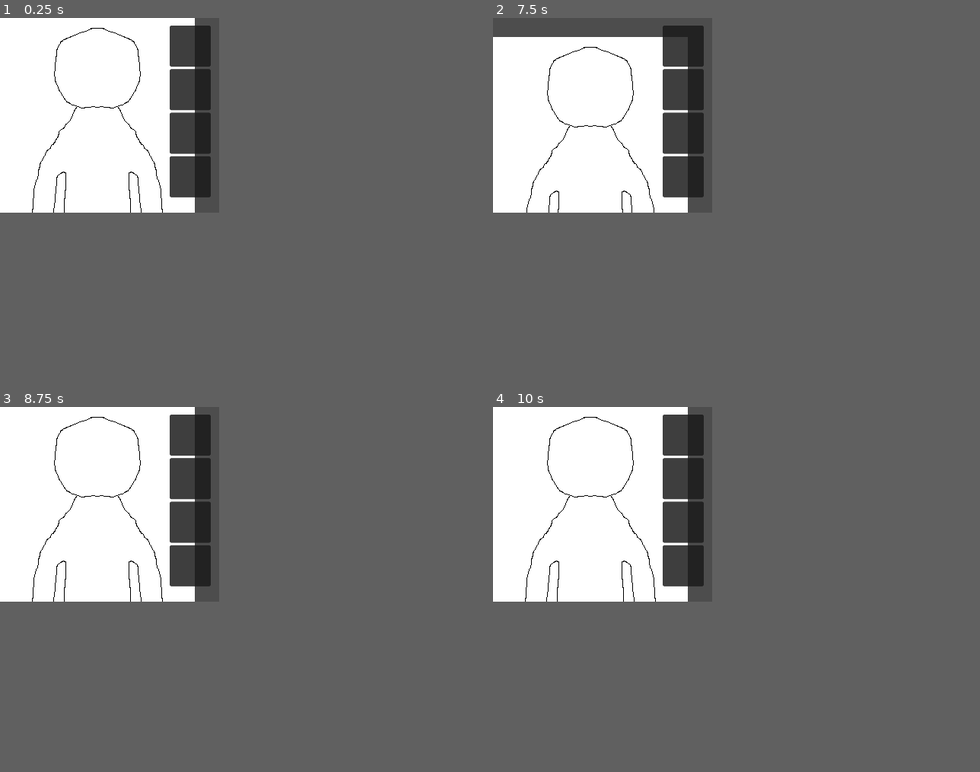
Above: before the commit, frames 1-4 (two rows, left to right).
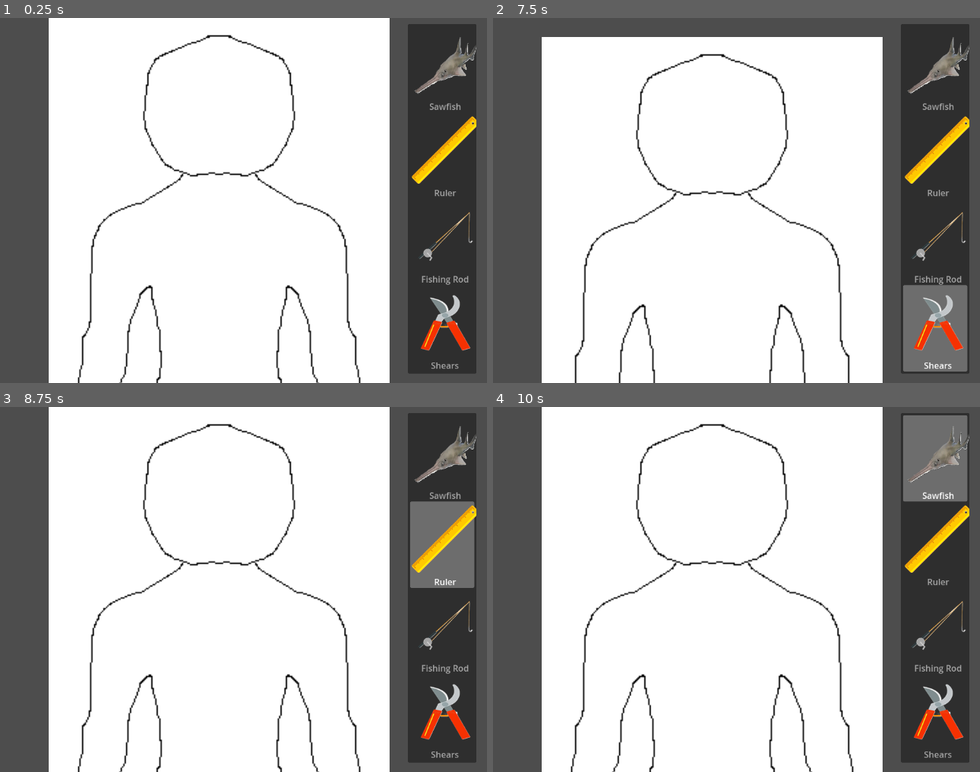
Above: after the commit, the same moments.

Repository: ianCro-cpp/automort
Game: Godot game, scene res://autopsy_main.tscn
Same seed, same stepped clock (60 frames per second), same inputs: the game is played once before the commit and once after it.
Inputs (mouse positions are in pixels of both pictures, inside the frame that each line leads up to):
- Up to frame 1 (0.25 s): no input
- Up to frame 2 (7.5 s): tap Enter at 0.5, 2, 3.5 s; move the mouse to (648, 105) at 0.52 s; hold Z (inv1) 0.53-1.28 s; tap X (inv2) at 0.8, 1.35, 4.55 s; tap Space at 1.25, 2.75, 4.25 s; move the mouse to (561, 123) at 1.27 s; tap C (inv3) at 1.55, 5.3, 5.85 s; move the mouse to (624, 72) at 2.02 s; hold C (inv3) 2.03-2.78 s; tap V (inv4) at 2.3, 2.85, 6.05 s; move the mouse to (590, 153) at 2.77 s; click (590, 153) at 3.05 s; move the mouse to (668, 145) at 3.52 s; hold Z (inv1) 3.53-4.28 s; click (668, 145) at 3.6 s; move the mouse to (536, 87) at 4.27 s; tap Z (inv1) at 4.35 s; move the mouse to (614, 116) at 5.02 s; hold X (inv2) 5.03-5.78 s; move the mouse to (570, 65) at 5.77 s; move the mouse to (648, 105) at 6.52 s; hold V (inv4) 6.53-7.28 s; click (648, 105) at 6.8 s; move the mouse to (561, 123) at 7.27 s; tap Mouse wheel down (scroll_down) at 7.35 s
- Up to frame 3 (8.75 s): tap Z (inv1) at 7.55 s; move the mouse to (131, 461) at 8.02 s; hold X (inv2) from 8.03 s (still down); tap Mouse wheel up (scroll_up) at 8.1 s
- Up to frame 4 (10 s): move the mouse to (590, 542) at 8.77 s; release X (inv2) at 8.78 s; click (590, 542) at 8.85 s; tap C (inv3) at 9.05 s; move the mouse to (668, 534) at 9.52 s; hold Z (inv1) from 9.53 s (still down); tap V (inv4) at 9.8 s
In our replay, the window is 288x256 before the commit and 640x480 after it. These sizes can differ from the game's own. Grey fills any space a smaller window leaves; there, only what the larger window draws over its background counts as a difference.

The runs differ from the first frame. In frame 1, 37% of the frame differs, in the area x 0-100%, y 0-100%; in frame 2, 38%; in frame 3, 37%; in frame 4, 37%.
Error after the commit: Invalid assignment of property or key 'itemSelected' with value of type 'int' on a base object of type 'null instance'. (res://tool_hub.gd:10)

Commit message:
improving autopsy mechanics

Diff:
--- /dev/null
+++ b/automort/Globals.gd
@@ -0,0 +1,2 @@
+extends Node
+var itemSelected = 0
--- /dev/null
+++ b/automort/autopsy_main.gd
@@ -0,0 +1,11 @@
+extends Node2D
+
+
+# Called when the node enters the scene tree for the first time.
+func _ready() -> void:
+	pass # Replace with function body.
+
+
+# Called every frame. 'delta' is the elapsed time since the previous frame.
+func _process(delta: float) -> void:
+	pass
--- a/automort/autopsy_main.tscn
+++ b/automort/autopsy_main.tscn
@@ -1,17 +1,25 @@
-[gd_scene load_steps=3 format=3 uid="uid://db1dhtpoo6i26"]
+[gd_scene load_steps=4 format=3 uid="uid://db1dhtpoo6i26"]
 
+[ext_resource type="Script" path="res://autopsy_main.gd" id="1_2y3ga"]
 [ext_resource type="PackedScene" uid="uid://ddov50o36l3ww" path="res://corpse.tscn" id="1_dmum5"]
 [ext_resource type="PackedScene" uid="uid://srnfrsi1qwoi" path="res://tool_hub.tscn" id="2_jh802"]
 
 [node name="autopsy_main" type="Node2D"]
+script = ExtResource("1_2y3ga")
+
+[node name="autopsy_timer" type="Timer" parent="."]
 
 [node name="corpse" parent="." instance=ExtResource("1_dmum5")]
+position = Vector2(64, 0)
 
 [node name="tool_hub" parent="." instance=ExtResource("2_jh802")]
 anchors_preset = 0
 anchor_right = 0.0
 anchor_bottom = 0.0
-offset_left = 208.0
-offset_top = 5.0
-offset_right = 208.0
-offset_bottom = 5.0
+offset_left = 536.0
+offset_top = 8.0
+offset_right = 536.0
+offset_bottom = 8.0
+scale = Vector2(0.705, 0.705)
+
+[connection signal="gui_input" from="tool_hub" to="corpse" method="_on_tool_hub_gui_input"]
--- /dev/null
+++ b/automort/body_part.gd
@@ -0,0 +1,19 @@
+extends Node2D
+
+class_name BodyPart
+
+var dissected = false
+var analyzed = false
+var fished = false
+
+func _ready() -> void:
+	hide()
+
+func control_part(item_ind: int) -> void:
+	if item_ind == 0 and dissected == false:
+		show()
+		dissected = true
+	if item_ind == 1 and analyzed == false:
+		analyzed = true
+	if item_ind == 2 and (analyzed == true and fished == false):
+		fished = false
--- a/automort/corpse.gd
+++ b/automort/corpse.gd
@@ -1,14 +1,11 @@
-extends StaticBody2D
+extends CanvasGroup
 
 @export var speed = 1500
-@export var corpse_size = 576
-var y_seg = corpse_size / 64
 var screen_size
-
+# Format: (
 # Called when the node enters the scene tree for the first time.
 func _ready() -> void:
 	screen_size = get_viewport_rect().size
-
 
 # Called every frame. 'delta' is the elapsed time since the previous frame.
 func _process(delta: float) -> void:
@@ -23,3 +20,8 @@
 
 	position += velocity * delta
 	position = position.clamp(screen_size * -1.75, screen_size * 0.25)
+
+
+func _on_body_part_mouse_entered() -> void:
+	if Input.is_action_just_pressed("select"):
+		$body_part.control_part(Globals.itemSelected)
--- a/automort/corpse.tscn
+++ b/automort/corpse.tscn
@@ -1,44 +1,111 @@
-[gd_scene load_steps=6 format=3 uid="uid://ddov50o36l3ww"]
+[gd_scene load_steps=11 format=3 uid="uid://ddov50o36l3ww"]
 
 [ext_resource type="Texture2D" uid="uid://cuiwr7m5qgrps" path="res://art/corpse-test.png" id="1_3u40b"]
 [ext_resource type="Script" path="res://corpse.gd" id="1_p1aj1"]
+[ext_resource type="Texture2D" uid="uid://hi7mllgdpo1s" path="res://art/omg-gore!.png" id="3_50tgp"]
+[ext_resource type="Script" path="res://body_part.gd" id="3_yssau"]
+[ext_resource type="Script" path="res://torso.gd" id="4_b0xu8"]
+[ext_resource type="Texture2D" uid="uid://ddxs0lgur70b7" path="res://art/omg-more-gore!.jpg" id="6_see4y"]
 
 [sub_resource type="RectangleShape2D" id="RectangleShape2D_kn1lj"]
-size = Vector2(128, 128)
+size = Vector2(96, 96)
+
+[sub_resource type="RectangleShape2D" id="RectangleShape2D_82ple"]
+size = Vector2(48, 192)
+
+[sub_resource type="CapsuleShape2D" id="CapsuleShape2D_1qdil"]
+radius = 112.0
+height = 528.0
 
 [sub_resource type="RectangleShape2D" id="RectangleShape2D_dex16"]
-size = Vector2(128, 192)
+size = Vector2(96, 184)
 
-[sub_resource type="RectangleShape2D" id="RectangleShape2D_82ple"]
-size = Vector2(64, 255.625)
-
-[node name="corpse" type="StaticBody2D"]
+[node name="corpse" type="CanvasGroup"]
+scale = Vector2(1.75, 1.75)
 script = ExtResource("1_p1aj1")
 
-[node name="ColorRect" type="Sprite2D" parent="."]
+[node name="corpse_sprite_def" type="Sprite2D" parent="."]
 position = Vector2(128, 288)
 texture = ExtResource("1_3u40b")
 
-[node name="head" type="CollisionShape2D" parent="."]
-position = Vector2(128, 64)
+[node name="body_part" type="Area2D" parent="."]
+scale = Vector2(1, 1)
+script = ExtResource("3_yssau")
+
+[node name="head" type="Area2D" parent="body_part"]
+
+[node name="head_collision" type="CollisionShape2D" parent="body_part/head"]
+position = Vector2(128, 72)
 shape = SubResource("RectangleShape2D_kn1lj")
 
-[node name="body" type="CollisionShape2D" parent="."]
-position = Vector2(128, 224)
+[node name="head_gore" type="Sprite2D" parent="body_part/head"]
+position = Vector2(128, 72)
+scale = Vector2(0.54321, 0.252632)
+texture = ExtResource("3_50tgp")
+
+[node name="leg_left" type="Area2D" parent="body_part"]
+
+[node name="leg_left _collision" type="CollisionShape2D" parent="body_part/leg_left"]
+position = Vector2(96, 432)
+shape = SubResource("RectangleShape2D_82ple")
+
+[node name="leg_left_gore" type="Sprite2D" parent="body_part/leg_left"]
+position = Vector2(95.5, 435.25)
+scale = Vector2(0.203704, 0.640351)
+texture = ExtResource("3_50tgp")
+
+[node name="arm_left" type="Area2D" parent="body_part"]
+
+[node name="arm_left_collision" type="CollisionShape2D" parent="body_part/arm_left"]
+position = Vector2(48, 224)
+shape = SubResource("RectangleShape2D_82ple")
+
+[node name="arm_left_gore" type="Sprite2D" parent="body_part/arm_left"]
+position = Vector2(48, 232.813)
+scale = Vector2(0.236111, 0.567105)
+texture = ExtResource("3_50tgp")
+
+[node name="arm_right" type="Area2D" parent="body_part"]
+
+[node name="arm_right_collision" type="CollisionShape2D" parent="body_part/arm_right"]
+position = Vector2(208, 224)
+shape = SubResource("RectangleShape2D_82ple")
+
+[node name="arm_right_gore" type="Sprite2D" parent="body_part/arm_right"]
+position = Vector2(208, 233)
+scale = Vector2(0.246914, 0.568421)
+texture = ExtResource("3_50tgp")
+
+[node name="leg_right" type="Area2D" parent="body_part"]
+
+[node name="leg_right_collision" type="CollisionShape2D" parent="body_part/leg_right"]
+position = Vector2(160, 432)
+shape = SubResource("RectangleShape2D_82ple")
+
+[node name="leg_right_gore" type="Sprite2D" parent="body_part/leg_right"]
+position = Vector2(159.5, 435.25)
+scale = Vector2(0.203704, 0.640351)
+texture = ExtResource("3_50tgp")
+
+[node name="corpse_shape" type="CollisionShape2D" parent="body_part"]
+position = Vector2(128, 280)
+shape = SubResource("CapsuleShape2D_1qdil")
+
+[node name="torso" type="Area2D" parent="body_part"]
+script = ExtResource("4_b0xu8")
+
+[node name="torso_collision" type="CollisionShape2D" parent="body_part/torso"]
+position = Vector2(128, 228)
 shape = SubResource("RectangleShape2D_dex16")
 
-[node name="leg_left" type="CollisionShape2D" parent="."]
-position = Vector2(96, 448.188)
-shape = SubResource("RectangleShape2D_82ple")
+[node name="torso_gore" type="Sprite2D" parent="body_part/torso"]
+position = Vector2(128, 228)
+scale = Vector2(0.5, 0.614912)
+texture = ExtResource("3_50tgp")
 
-[node name="arm_left" type="CollisionShape2D" parent="."]
-position = Vector2(32, 256)
-shape = SubResource("RectangleShape2D_82ple")
+[node name="torso_ripped_cage" type="Sprite2D" parent="body_part/torso"]
+position = Vector2(128, 228)
+scale = Vector2(0.523176, 0.661549)
+texture = ExtResource("6_see4y")
 
-[node name="arm_right" type="CollisionShape2D" parent="."]
-position = Vector2(224, 256)
-shape = SubResource("RectangleShape2D_82ple")
-
-[node name="leg_right" type="CollisionShape2D" parent="."]
-position = Vector2(160, 448.375)
-shape = SubResource("RectangleShape2D_82ple")
+[connection signal="mouse_entered" from="body_part" to="." method="_on_body_part_mouse_entered"]
--- a/automort/project.godot
+++ b/automort/project.godot
@@ -15,10 +15,14 @@
 config/features=PackedStringArray("4.3", "GL Compatibility")
 config/icon="res://icon.svg"
 
+[autoload]
+
+Globals="*res://Globals.gd"
+
 [display]
 
-window/size/viewport_width=288
-window/size/viewport_height=256
+window/size/viewport_width=640
+window/size/viewport_height=480
 
 [input]
 
--- /dev/null
+++ b/automort/tool_hub.gd
@@ -0,0 +1,19 @@
+extends Control
+
+# Called when the node enters the scene tree for the first time.
+func _ready() -> void:
+	pass
+# Called every frame. 'delta' is the elapsed time since the previous frame.
+func _process(delta: float) -> void:
+	if Input.is_action_pressed("inv1"):
+		$ItemList.select(0)
+		$Globals.itemSelected = 0
+	if Input.is_action_pressed("inv2"):
+		$ItemList.select(1)
+		$Globals.itemSelected = 1
+	if Input.is_action_pressed("inv3"):
+		$ItemList.select(2)
+		$Globals.itemSelected = 2
+	if Input.is_action_pressed("inv4"):
+		$ItemList.select(3)
+		$Globals.itemSelected = 3
--- a/automort/tool_hub.tscn
+++ b/automort/tool_hub.tscn
@@ -1,4 +1,10 @@
-[gd_scene format=3 uid="uid://srnfrsi1qwoi"]
+[gd_scene load_steps=6 format=3 uid="uid://srnfrsi1qwoi"]
+
+[ext_resource type="Texture2D" uid="uid://dvigiitwjrbh1" path="res://art/sawfish.png" id="1_c0x7x"]
+[ext_resource type="Script" path="res://tool_hub.gd" id="1_pwnwu"]
+[ext_resource type="Texture2D" uid="uid://dadoaxukvkqlc" path="res://art/ruler.png" id="2_oafei"]
+[ext_resource type="Texture2D" uid="uid://ktaoibau5p54" path="res://art/rod.png" id="3_r2chx"]
+[ext_resource type="Texture2D" uid="uid://ndbolbpe20f2" path="res://art/shears.png" id="4_a8l7h"]
 
 [node name="tool_hub" type="Control"]
 layout_mode = 3
@@ -6,40 +12,24 @@
 anchor_bottom = 0.198
 offset_right = -176.128
 offset_bottom = -63.304
+script = ExtResource("1_pwnwu")
 
-[node name="GridContainer" type="GridContainer" parent="."]
-layout_direction = 1
+[node name="ItemList" type="ItemList" parent="."]
+custom_minimum_size = Vector2(128, 512)
 layout_mode = 0
-offset_left = -8.0
-offset_right = 264.0
-offset_bottom = 65.0
-scale = Vector2(0.83, 0.83)
-pivot_offset = Vector2(136, 32)
+offset_right = 128.0
+offset_bottom = 652.0
+auto_height = true
+text_overrun_behavior = 0
+item_count = 4
+icon_mode = 0
+item_0/text = "Sawfish"
+item_0/icon = ExtResource("1_c0x7x")
+item_1/text = "Ruler"
+item_1/icon = ExtResource("2_oafei")
+item_2/text = "Fishing Rod"
+item_2/icon = ExtResource("3_r2chx")
+item_3/text = "Shears"
+item_3/icon = ExtResource("4_a8l7h")
 
-[node name="PanelContainer" type="PanelContainer" parent="GridContainer"]
-custom_minimum_size = Vector2(65, 65)
-layout_mode = 2
-
-[node name="Panel" type="Panel" parent="GridContainer/PanelContainer"]
-layout_mode = 2
-
-[node name="PanelContainer2" type="PanelContainer" parent="GridContainer"]
-custom_minimum_size = Vector2(65, 65)
-layout_mode = 2
-
-[node name="Panel" type="Panel" parent="GridContainer/PanelContainer2"]
-layout_mode = 2
-
-[node name="PanelContainer3" type="PanelContainer" parent="GridContainer"]
-custom_minimum_size = Vector2(65, 65)
-layout_mode = 2
-
-[node name="Panel" type="Panel" parent="GridContainer/PanelContainer3"]
-layout_mode = 2
-
-[node name="PanelContainer4" type="PanelContainer" parent="GridContainer"]
-custom_minimum_size = Vector2(65, 65)
-layout_mode = 2
-
-[node name="Panel" type="Panel" parent="GridContainer/PanelContainer4"]
-layout_mode = 2
+[connection signal="gui_input" from="ItemList" to="." method="_on_item_list_gui_input"]
--- /dev/null
+++ b/automort/torso.gd
@@ -0,0 +1,15 @@
+
+extends BodyPart
+
+# Called when the node enters the scene tree for the first time.
+
+func control_part(item_ind: int) -> void:
+	if item_ind == 0 and dissected == false:
+		$torso/torso_gore.show()
+		dissected = true
+	if item_ind == 1 and analyzed == false:
+		analyzed = true
+	if item_ind == 2 and (analyzed == true and fished == false):
+		fished = false
+	if item_ind == 3 and dissected == true:
+		$torso/torso_ripped_cage.show()
Binary file changed: automort/art/corpse-test.png
Binary file added: automort/art/omg-gore!.png
Not shown, added: automort/art/omg-gore!.png.import
Binary file added: automort/art/omg-more-gore!.jpg
Not shown, added: automort/art/omg-more-gore!.jpg.import
Binary file added: automort/art/rod.png
Not shown, added: automort/art/rod.png.import
Binary file added: automort/art/ruler.png
Not shown, added: automort/art/ruler.png.import
Binary file added: automort/art/sawfish.png
Not shown, added: automort/art/sawfish.png.import
Binary file added: automort/art/shears.png
(and 1 more such lines)
